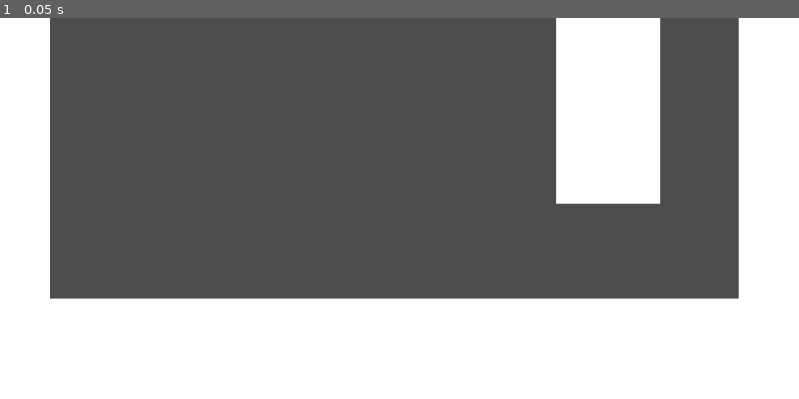
Above: before the commit, frame 1.
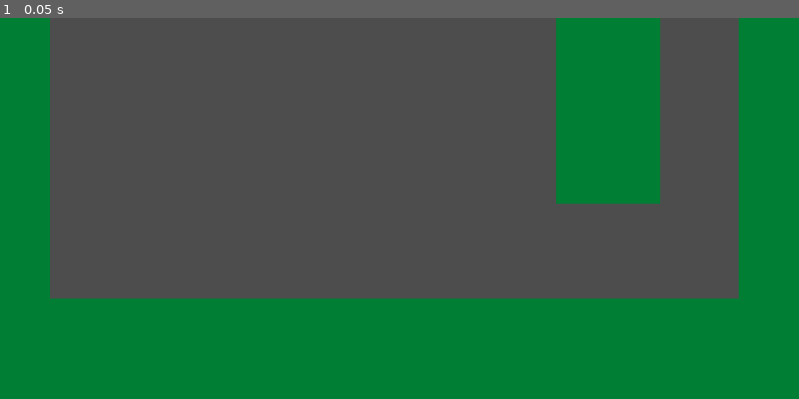
Above: after the commit, the same moment.

Repository: Mrdarx444/Veinbreaker
Game: Godot game, scene res://source/test/world.tscn
Same seed, same stepped clock (60 frames per second), same inputs: the game is played once before the commit and once after it.
Inputs:
- Up to frame 1 (0.05 s): no input

The runs differ from the first frame. In frame 1, 43% of the frame differs, in the area x 0-100%, y 0-100%.

Commit message:
Change Player & Level Colors

Diff:
--- a/source/scenes/Player/player.tscn
+++ b/source/scenes/Player/player.tscn
@@ -18,6 +18,7 @@
 offset_bottom = 20.0
 grow_horizontal = 2
 grow_vertical = 2
+color = Color(0, 0.57254905, 1, 1)
 
 [node name="Collision" type="CollisionShape2D" parent="." unique_id=888884237]
 shape = SubResource("RectangleShape2D_yd3kj")
--- a/source/test/world.tscn
+++ b/source/test/world.tscn
@@ -25,6 +25,7 @@
 offset_bottom = 20.0
 grow_horizontal = 2
 grow_vertical = 2
+color = Color(0, 0.49862653, 0.20481673, 1)
 metadata/_edit_use_anchors_ = true
 
 [node name="Collision" type="CollisionShape2D" parent="Platform" unique_id=667634196]
@@ -47,6 +48,7 @@
 offset_bottom = 150.0
 grow_horizontal = 2
 grow_vertical = 2
+color = Color(0, 0.49862653, 0.20481673, 1)
 metadata/_edit_use_anchors_ = true
 
 [node name="Collision" type="CollisionShape2D" parent="Wall1" unique_id=188894849]
@@ -69,6 +71,7 @@
 offset_bottom = 150.0
 grow_horizontal = 2
 grow_vertical = 2
+color = Color(0, 0.49862653, 0.20481673, 1)
 metadata/_edit_use_anchors_ = true
 
 [node name="Collision" type="CollisionShape2D" parent="Wall2" unique_id=409203038]
@@ -91,6 +94,7 @@
 offset_bottom = 150.0
 grow_horizontal = 2
 grow_vertical = 2
+color = Color(0, 0.49862653, 0.20481673, 1)
 metadata/_edit_use_anchors_ = true
 
 [node name="Collision" type="CollisionShape2D" parent="Wall3" unique_id=159511932]
